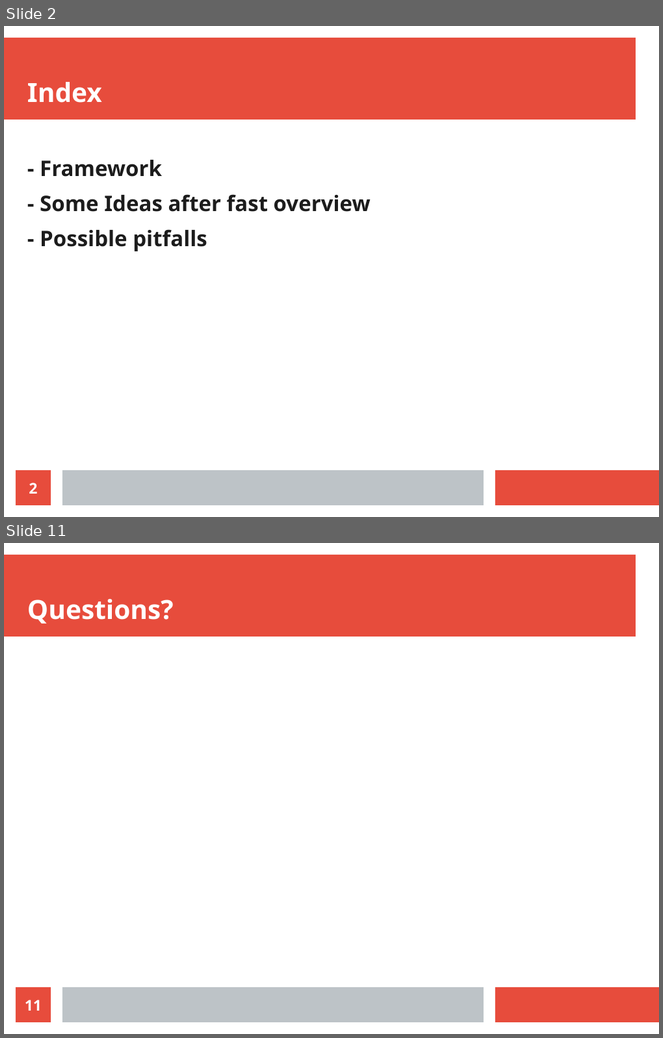
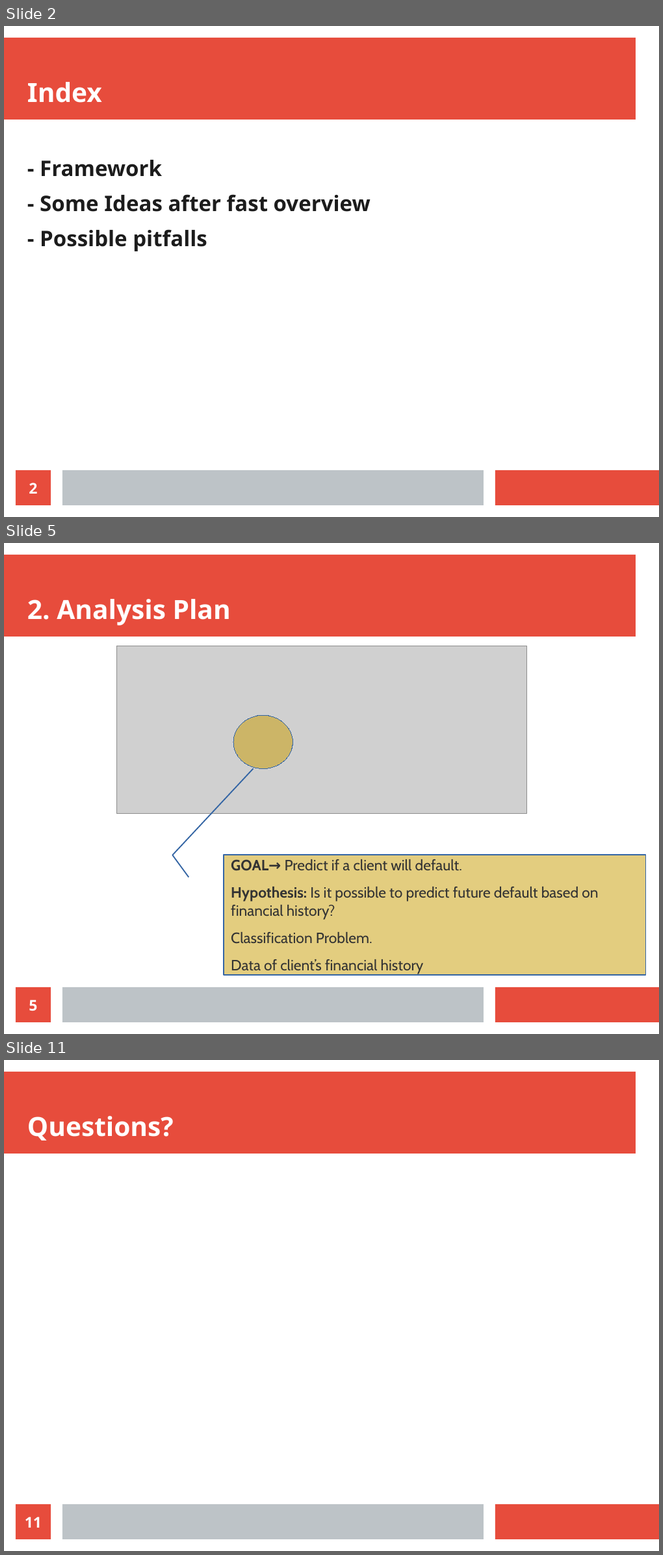
Before and after one commit to alefbenages/CrediOne, a slide deck: Presentation.odp. Shown one above the other, each under a label of ours: slides 2 and 11 before the commit, slides 2, 5 and 11 after it; the slides between them are not shown. The pictures are 663x1038 and 663x1555 pixels, drawn with LibreOffice and Linux fonts; fonts in the diff are those of the drawing; grey boxes stand for pictures. Boxes give left, top, right and bottom in pixels: in the first picture for what was removed or moved away, otherwise in the second. Text is boxed around its words. In the diff, an @@ line names an element or a change of style, - is before the commit and + after.

```diff
--- a/Presentation.odp
+++ b/Presentation.odp
@@ slide 5 added at box(4, 543, 659, 1034), background #FFFFFF; not listed: 3 template elements that a slide beside it also shows @@
@@ title added at box(27, 599, 231, 626), 32 pt, text #FFFFFF, bold @@
+2. Analysis Plan
@@ picture added at box(117, 646, 527, 813) @@
@@ ellipse added at box(233, 715, 293, 769), fill #C99C00 at 50% opacity, outline #3465A4 0 pt @@
@@ border callout added at box(224, 855, 646, 976), fill #C99C00 at 50% opacity, outline #3465A4 1.45 pt @@
@@ text added at box(231, 860, 598, 975), 18 pt, text #333333 @@
+GOAL→ Predict if a client will default.
+Hypothesis: Is it possible to predict future default based on financial history?
+Classification Problem.
+Data of client’s financial history
@@ page number added at box(16, 988, 51, 1023), fill #E74C3C, 18 pt, text #FFFFFF, bold @@
+5
```
Also in this commit, not shown: 5 slides changed, 6 other slides added, 4 slides removed, 19 other files.
